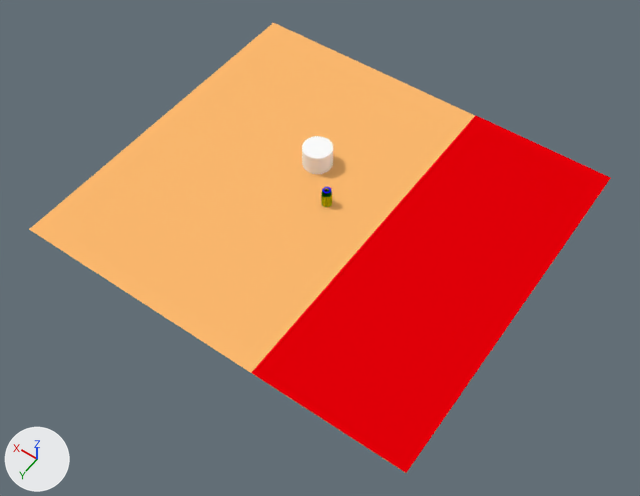
The Blender file res/map1.blend as it was, and as the next commit left it.
Both versions are drawn from a camera (50 mm lens) standing at (-4.22, 6.06, 8.52) and looking at (-0.23, 0.47, -0.26). Lighting does not change. The marker at lower left points along +X, +Y and +Z.

Names of what the first picture shows: 'Floor', '_OutOfBounds', '_base_pos'.
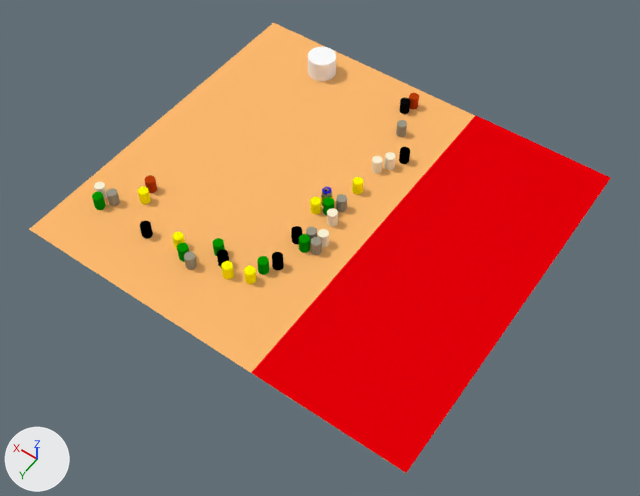
Commit message: Updated map, WIP still.

Changed parts and their boxes (x1, y1, x2, y2) in the pictures (640 x 496 px):
'_base_pos', moved: before (302, 136, 333, 174); after (308, 47, 336, 81)
'grey_barrel.003', moved: before (321, 189, 332, 207); after (372, 156, 383, 174)
'green_barrel', moved (not visible before): after (257, 256, 269, 275)
'silver_barrel.003', moved (not visible before): after (184, 252, 197, 270)
'yellow_barrel.001', moved (not visible before): after (221, 261, 234, 279)
'yellow_barrel.003', moved (not visible before): after (244, 266, 256, 284)
'green_barrel.005', moved (not visible before): after (299, 234, 310, 253)
'green_barrel.004', moved (not visible before): after (92, 192, 106, 210)
'chrome_barrel.002', moved (not visible before): after (272, 252, 284, 270)
'grey_barrel.002', moved (not visible before): after (327, 208, 338, 227)
'chrome_barrel.001', moved (not visible before): after (140, 221, 153, 239)
'silver_barrel.005', moved (not visible before): after (311, 237, 322, 255)
'silver_barrel.004', moved (not visible before): after (106, 188, 120, 206)
'silver_barrel.002', moved (not visible before): after (336, 194, 347, 212)
'yellow_barrel.002', moved (not visible before): after (138, 187, 151, 204)
'grey_barrel', moved (not visible before): after (384, 152, 396, 170)
'yellow_barrel', moved (not visible before): after (352, 177, 363, 195)
'yellow_barrel.005', moved (not visible before): after (310, 197, 321, 214)
'rusty_barrel.001', moved (not visible before): after (145, 175, 157, 193)
'chrome_barrel.004', moved (not visible before): after (399, 147, 410, 164)
'silver_barrel.001', moved (not visible before): after (396, 120, 407, 137)
'grey_barrel.004', moved (not visible before): after (318, 229, 329, 247)
'chrome_barrel.005', moved (not visible before): after (291, 226, 302, 244)
'chrome_barrel', moved (not visible before): after (399, 97, 410, 114)
'green_barrel.002', moved (not visible before): after (177, 243, 189, 262)
'chrome_barrel.003', moved (not visible before): after (217, 250, 229, 268)
'green_barrel.003', moved (not visible before): after (213, 238, 225, 256)
'green_barrel.001', moved (not visible before): after (323, 197, 334, 215)
'yellow_barrel.004', moved (not visible before): after (172, 232, 185, 249)
'rusty_barrel', moved (not visible before): after (409, 93, 419, 109)
'grey_barrel.001', moved (not visible before): after (94, 182, 107, 199)
'silver_barrel', moved (not visible before): after (306, 227, 317, 245)

The change in detail:
Object '_base_pos' (ob_base_pos) moves from (0.5, -0.5, 0.0) to (1.5, -2.0, 0.0).
Object 'green_barrel' (ob_green_barrel) moves from (0.0, 0.0, 0.1) to (0.0, 1.3, 0.1).
Object 'green_barrel.001' (ob_green_barrel_001) moves from (0.0, 0.0, 0.1) to (-0.1, 0.1, 0.1).
Object 'green_barrel.002' (ob_green_barrel_002) moves from (0.0, 0.0, 0.1) to (0.9, 1.7, 0.1).
Object 'green_barrel.003' (ob_green_barrel_003) moves from (0.0, 0.0, 0.1) to (0.6, 1.4, 0.1).
Object 'green_barrel.004' (ob_green_barrel_004) moves from (0.0, 0.0, 0.1) to (2.3, 1.7, 0.1).
Object 'green_barrel.005' (ob_green_barrel_005) moves from (0.0, 0.0, 0.1) to (-0.2, 0.75, 0.1).
Object 'grey_barrel' (ob_grey_barrel) moves from (0.0, 0.0, 0.1) to (-0.3, -1.0, 0.1).
Object 'grey_barrel.001' (ob_grey_barrel_001) moves from (0.0, 0.0, 0.1) to (2.4, 1.56, 0.1).
Object 'grey_barrel.002' (ob_grey_barrel_002) moves from (0.0, 0.0, 0.1) to (-0.24, 0.22, 0.1).
Object 'grey_barrel.003' (ob_grey_barrel_003) moves from (0.0, 0.0, 0.1) to (-0.2, -0.85, 0.1).
Object 'grey_barrel.004' (ob_grey_barrel_004) moves from (0.0, 0.0, 0.1) to (-0.34, 0.55, 0.1).
Object 'silver_barrel' (ob_silver_barrel) moves from (0.0, 0.0, 0.1) to (-0.2, 0.6, 0.1).
Object 'silver_barrel.001' (ob_silver_barrel_001) moves from (0.0, 0.0, 0.1) to (-0.1, -1.6, 0.1).
Object 'silver_barrel.002' (ob_silver_barrel_002) moves from (0.0, 0.0, 0.1) to (-0.2, -0.04, 0.1).
Object 'silver_barrel.003' (ob_silver_barrel_003) moves from (0.0, 0.0, 0.1) to (0.75, 1.75, 0.1).
Object 'silver_barrel.004' (ob_silver_barrel_004) moves from (0.0, 0.0, 0.1) to (2.2, 1.55, 0.1).
Object 'silver_barrel.005' (ob_silver_barrel_005) moves from (0.0, 0.0, 0.1) to (-0.34, 0.7, 0.1).
Object 'chrome_barrel' (ob_chrome_barrel) moves from (0.0, 0.0, 0.1) to (0.1, -2.0, 0.1).
Object 'chrome_barrel.001' (ob_chrome_barrel_001) moves from (0.0, 0.0, 0.1) to (1.5, 1.7, 0.1).
Object 'chrome_barrel.002' (ob_chrome_barrel_002) moves from (0.0, 0.0, 0.1) to (-0.1, 1.15, 0.1).
Object 'chrome_barrel.003' (ob_chrome_barrel_003) moves from (0.0, 0.0, 0.1) to (0.45, 1.5, 0.1).
Object 'chrome_barrel.004' (ob_chrome_barrel_004) moves from (0.0, 0.0, 0.1) to (-0.4, -1.2, 0.1).
Object 'chrome_barrel.005' (ob_chrome_barrel_005) moves from (0.0, 0.0, 0.1) to (-0.05, 0.7, 0.1).
Object 'rusty_barrel' (ob_rusty_barrel) moves from (0.0, 0.0, 0.1) to (0.05, -2.15, 0.1).
Object 'rusty_barrel.001' (ob_rusty_barrel_001) moves from (0.0, 0.0, 0.1) to (1.96, 1.11, 0.1).
Object 'yellow_barrel' (ob_yellow_barrel) moves from (0.0, 0.0, 0.1) to (-0.2, -0.4, 0.1).
Object 'yellow_barrel.001' (ob_yellow_barrel_001) moves from (0.0, 0.0, 0.1) to (0.3, 1.6, 0.1).
Object 'yellow_barrel.002' (ob_yellow_barrel_002) moves from (0.0, 0.0, 0.1) to (1.9, 1.3, 0.1).
Object 'yellow_barrel.003' (ob_yellow_barrel_003) moves from (0.0, 0.0, 0.1) to (0.04, 1.5, 0.1).
Object 'yellow_barrel.004' (ob_yellow_barrel_004) moves from (0.0, 0.0, 0.1) to (1.06, 1.6, 0.1).
Object 'yellow_barrel.005' (ob_yellow_barrel_005) moves from (0.0, 0.0, 0.1) to (0.04, 0.18, 0.1).
